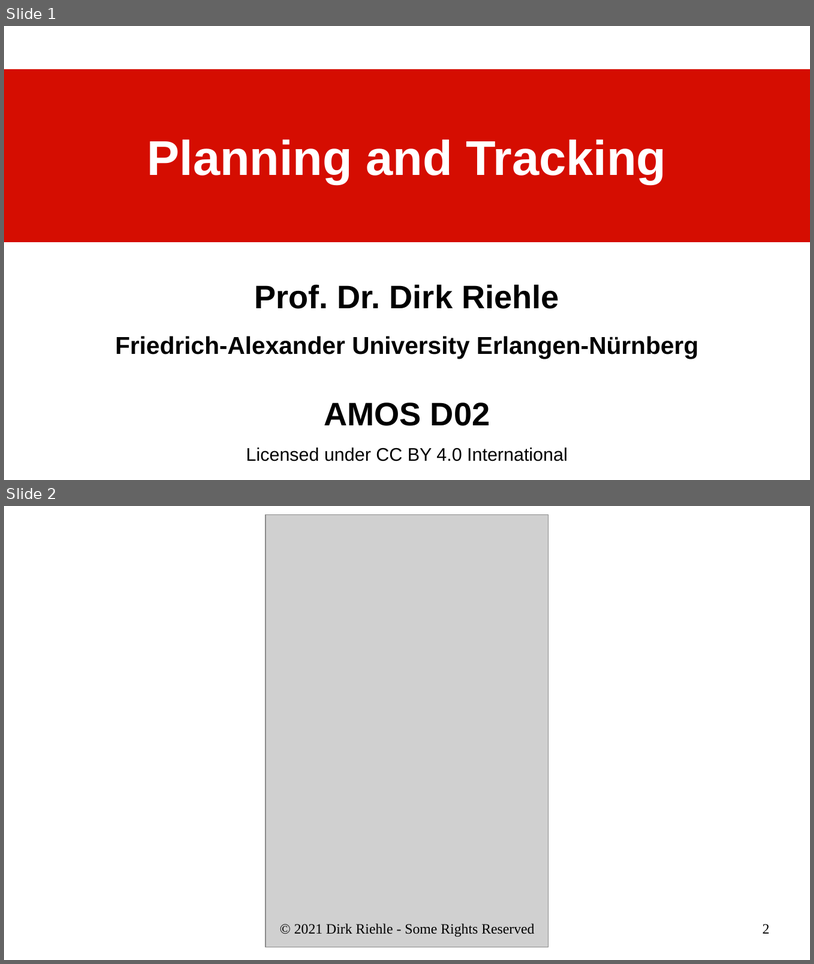
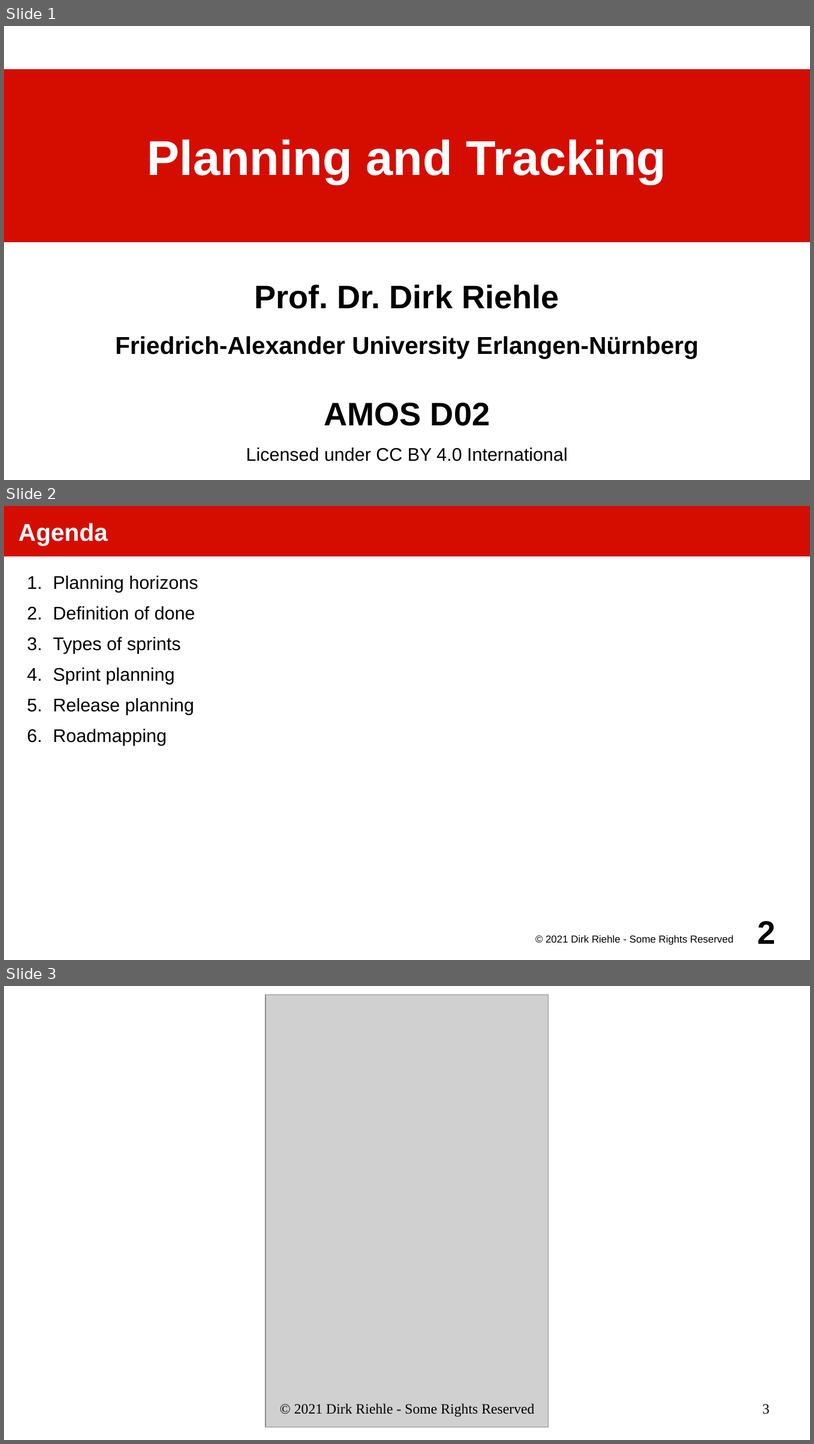
Before and after one commit to dirkriehle/amos-course, a slide deck: Lecture slides/AMOS D02 - Planning and Tracking.odp. Shown one above the other, each under a label of ours: slides 1 and 2 before the commit, slides 1, 2 and 3 after it. The pictures are 814x964 and 814x1444 pixels, drawn with LibreOffice and Linux fonts; fonts in the diff are those of the drawing; grey boxes stand for pictures. Boxes give left, top, right and bottom in pixels: in the first picture for what was removed or moved away, otherwise in the second. Text is boxed around its words. In the diff, an @@ line names an element or a change of style, - is before the commit and + after.

```diff
--- a/Lecture slides/AMOS D02 - Planning and Tracking.odp
+++ b/Lecture slides/AMOS D02 - Planning and Tracking.odp
@@ slide 2 added at [4,506,810,960], background #FFFFFF @@
@@ title added at [4,506,810,556], fill #D50D01, 24 pt, text #FFFFFF, bold @@
+Agenda
@@ text added at [53,576,198,745], 18 pt, text #000000 @@
+1. Planning horizons
+2. Definition of done
+3. Types of sprints
+4. Sprint planning
+5. Release planning
+6. Roadmapping
@@ text added at [546,934,734,945], 10 pt, text #000000 @@
+© 2021 Dirk Riehle - Some Rights Reserved
@@ page number added at [758,921,776,943], 32 pt, text #000000, bold @@
+2
@@ what was slide 2 is now slide 3 @@
@@ page number at [763,1404,770,1414]: text changed @@
-2
+3
```
Also in this commit, not shown: 1 slide changed, 6 other slides added, 15 other files.
